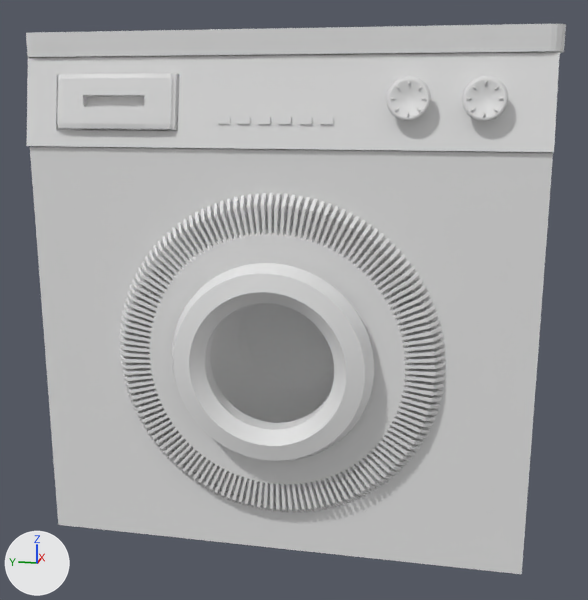
The FBX model Assets/Prefabs/NorasFlat/washingmachine.fbx, before and after one commit.
Both versions are drawn from a camera (50 mm lens) standing at (-4.0, -0.63, 0.81) and looking at (-0.16, 0.14, -0.15). The axes (+X, +Y, +Z) are drawn at lower left. The lights are the same throughout. The first picture is the older version.

In view in the first picture: 'accent', 'buttons', 'casing', 'dialaccents', 'dials', 'door', 'drawer', 'fins', 'frontpanel', 'screenfrt', 'top', 'window' and 1 more.
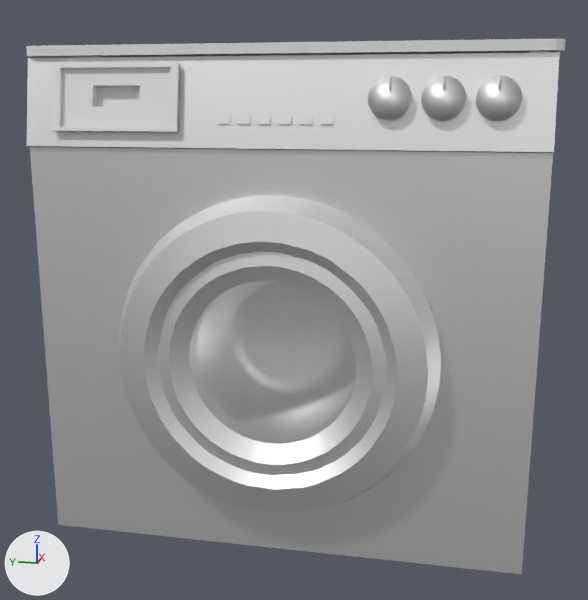
The edits, one by one:
In material 'window' (mat_window), metallic goes from 0.0 to 1.0.
In material 'door' (mat_door), metallic goes from 0.0 to 1.0.
In material 'frontpanel' (mat_frontpanel), metallic goes from 0.0 to 1.0.
Material 'knobs' (mat_knobs) is new.
Its base color is (0.8, 0.8, 0.8) (white #e7e7e7).
Its metallic is 1.0.
Its roughness is 0.553.
me_drawer is used by ob_drawer; location (0.0, 0.0, 0.0).
me_drawer had 180 vertices, 376 faces and spanned x -1.064..-0.764, y 0.408..0.899, z 0.652..0.902.
me_drawer now has 32 vertices, 17 faces and spans x -1.066..-0.979, y 0.404..0.904, z 0.69..0.94.
me_drawer part 2: the whole mesh is rebuilt.
me_lid is used by ob_lid; location (0.0, 0.0, 0.005).
me_lid had 4 vertices, 2 faces and spanned x -0.95..0.95, y -0.9..1.0, z 1.05.
me_lid now has 308 vertices, 596 faces and spans x -1.01..0.99, y -0.96..1.04, z 0.97..1.01.
me_lid part 1: 4 vertices removed from x -0.95..0.95, y -0.9..1.0, z 1.05; 308 vertices added at x -1.01..0.99, y -0.96..1.04, z 0.97..1.01.
me_door is used by ob_door; location (0.0, 0.0, 0.0).
me_door had 3080 vertices, 6160 faces and spanned x -1.189..-1.041, y -0.352..0.436, z -0.567..0.221.
me_door now has 798 vertices, 1596 faces and spans x -1.18..-0.941, y -0.595..0.679, z -0.811..0.463.
me_door part 3: 3080 vertices removed from x -1.189..-1.041, y -0.352..0.436, z -0.567..0.221; 798 vertices added at x -1.18..-0.941, y -0.595..0.679, z -0.811..0.463.
Mesh me_knobs_001 is new.
It has 384 vertices, 198 faces and spans x -1.059..-0.998, y -0.826..-0.3, z 0.732..0.888.
It uses material mat_knobs (white #e7e7e7).
Object 'top' (ob_top) is deleted.
Object 'dials' (ob_dials) is deleted.
Object 'fins' (ob_fins) is deleted.
Object 'dialaccents' (ob_dialaccents) is deleted.
Object 'knobs' (ob_knobs) is new; it shows me_knobs_001.
Its location is (0.0, 0.0, 0.0).

Where the change shows, as pixel boxes (x1, y1, x2, y2) in the pictures (588 x 600 px):
'frontpanel', surface changed (darker)
    both: (30, 148, 553, 574)
'door', surface changed, reshaped (59% wider, 59% taller)
    before: (172, 263, 374, 461)
    after: (119, 196, 441, 512)
'fins', deleted
    before: (119, 193, 446, 513)
'window', surface changed
    both: (210, 303, 334, 423)
'top', deleted
    before: (26, 24, 566, 58)
'drawer', reshaped
    before: (56, 73, 179, 131)
    after: (52, 62, 180, 132)
'knobs', added
    after: (368, 75, 522, 122)
'dials', deleted
    before: (386, 76, 508, 121)
'dialaccents', deleted
    before: (391, 81, 503, 117)
part 1 of me_lid, built on
    after: (26, 39, 566, 58)
